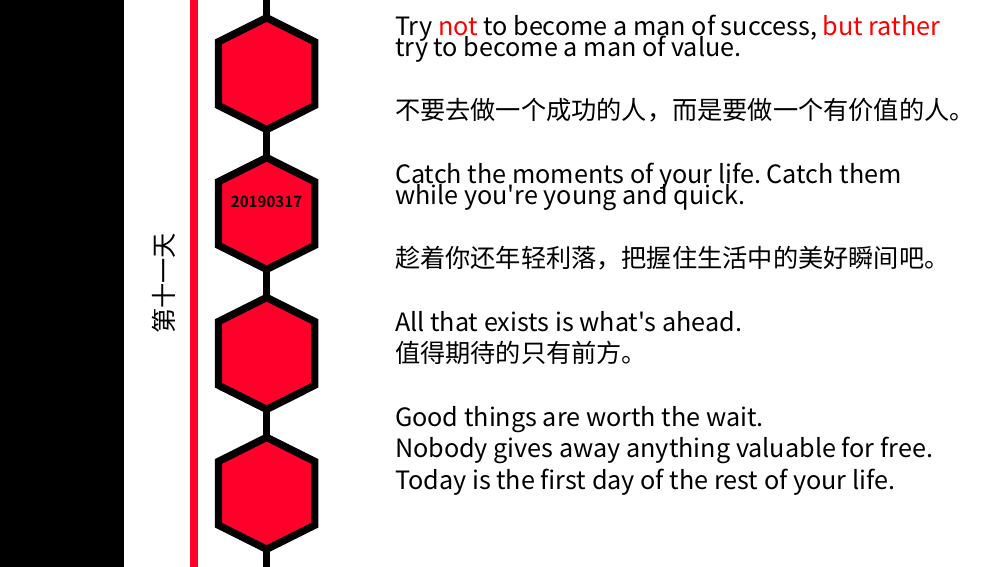
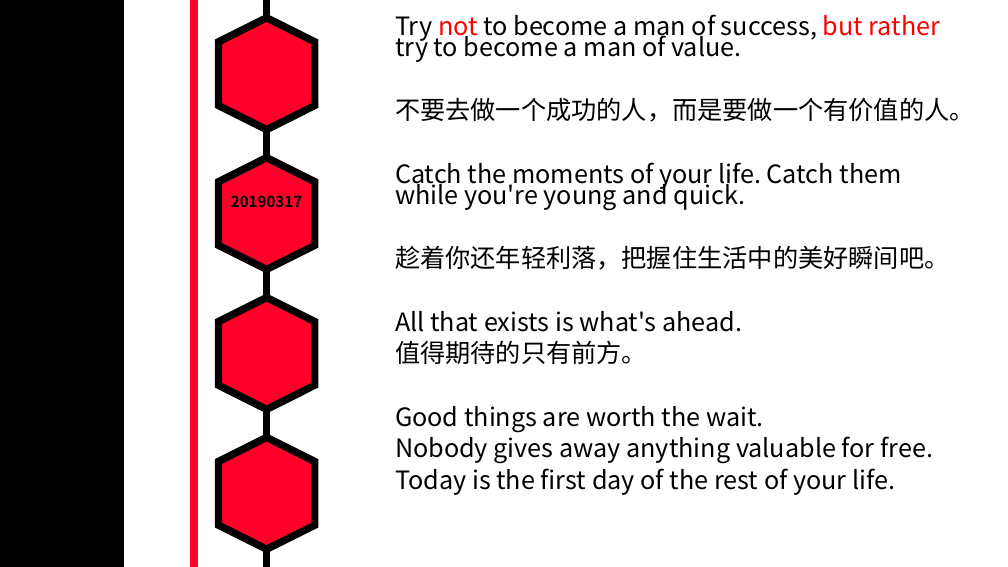
Before and after one commit to MarkShen1992/PPT-template, a slide deck: slide 11 of morning reading/iridescent english sentenses.pptx. Drawn at 1008x567 pixels with LibreOffice and Linux fonts; fonts in the diff are those of the drawing. Boxes give left, top, right and bottom in pixels: in the first picture for what was removed or moved away, otherwise in the second. Text is boxed around its words. In the diff, an @@ line names an element or a change of style, - is before the commit and + after.

```diff
--- a/morning reading/iridescent english sentenses.pptx
+++ b/morning reading/iridescent english sentenses.pptx
@@ text removed at bbox=[145, 243, 182, 331] @@
-第十一天
```
Also in this commit, not shown: 11 other slides changed, 2 slides added.
